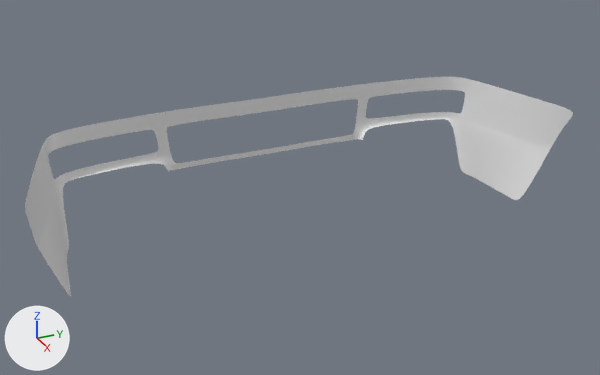
The Blender file firstcar11.blend, before and after one commit.
The view is the same before and after, from a 50 mm camera at (0.312, -0.775, 0.603) aimed at (-1.421, 0.005, -0.263). Every picture has the same lights, and +X, +Y and +Z are marked at lower left.
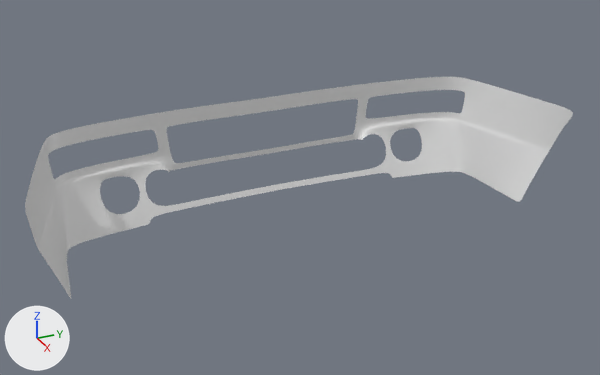
Changed parts and their boxes (x1, y1, x2, y2) in the pictures (600 x 375 px):
'Plane.005', reshaped
    before: (25, 77, 573, 297)
    after: (25, 77, 573, 298)
part 1 of me_plane_005, built on
    before: (44, 112, 545, 297)
    after: (38, 112, 549, 298)

Edits to the bpy script that builds the scene:
```text
Change me_plane_005:
    used by ob_plane_005; location = (-0.73, -0.544, 0.165)
    remove me_plane_005.from_pydata(...)  # 91 vertices, 53 faces; spans x -0.914..-0.484, y -0.124..0.551, z -0.538..-0.258
    add me_plane_005.from_pydata(...)  # 141 vertices, 95 faces; spans x -0.914..-0.484, y -0.124..0.551, z -0.538..-0.258
    me_plane_005 part 1
    2 vertices are removed from x -0.882..-0.805, y -0.008..0.065, z -0.528..-0.384
    8 faces are deleted
    2 vertices move from x -0.888, y 0.065, z -0.384..-0.364 to x -0.891, y 0.085, z -0.384..-0.364
    46 vertices are added at x -0.894..-0.552, y -0.097..0.551, z -0.528..-0.364
    6 new vertices lie (0.006, 0.0, -0.015) away from vertices in x -0.865..-0.827, y 0.022..0.551, z -0.493
    50 new faces join them
```
